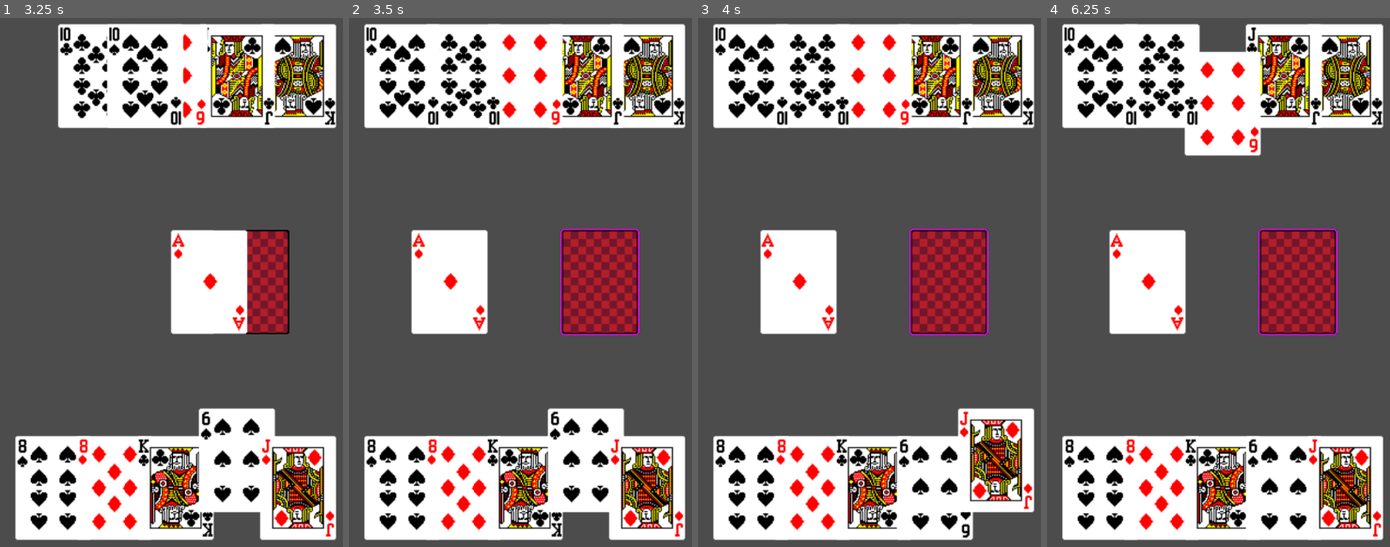
Above: before the commit, frames 1-4 (left to right).
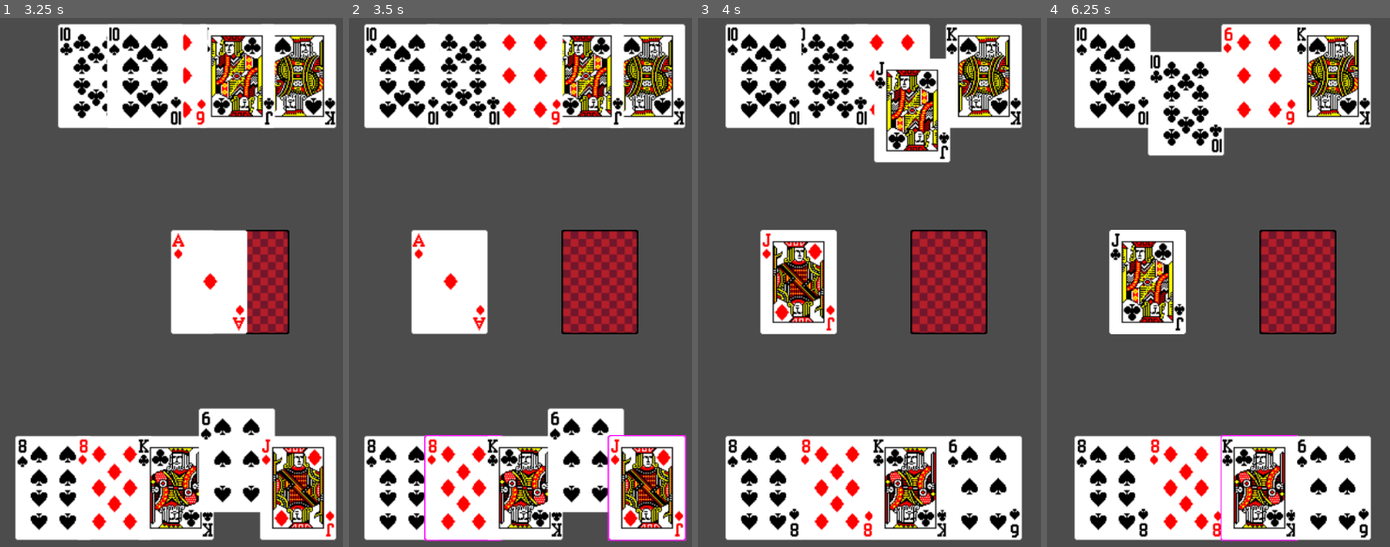
Above: after the commit, the same moments.

Repository: mhogar/CardGameEngine
Game: Godot game, scene res://Main.tscn
The game is run twice, just before and just after one commit, with the same random seed, the same clock (stepped at 60 frames per second) and the same inputs.
Inputs (mouse positions are in pixels of both pictures, inside the frame that each line leads up to):
- Up to frame 1 (3.25 s): move the mouse to (174, 488) at 0.52 s; click (174, 488) at 0.6 s; move the mouse to (236, 488) at 1.27 s; click (236, 488) at 1.35 s; move the mouse to (267, 488) at 2.02 s; click (267, 488) at 2.1 s; move the mouse to (284, 488) at 2.77 s; click (284, 488) at 2.85 s
- Up to frame 2 (3.5 s): no input
- Up to frame 3 (4 s): move the mouse to (996, 488) at 3.52 s; click (996, 488) at 3.6 s
- Up to frame 4 (6.25 s): move the mouse to (1345, 76) at 4.27 s; click (1345, 76) at 4.35 s; tap Enter at 5 s; move the mouse to (1283, 76) at 5.02 s; click (1283, 76) at 5.1 s; click (1283, 76) at 5.75 s; move the mouse to (1221, 76) at 5.77 s; click (1221, 76) at 5.85 s

Frame 1 is identical in both runs. In frame 2, 1.0% of the frame differs, in the area x 21-99%, y 39-99%; in frame 3, 28%, in the area x 4-99%, y 1-99%; in frame 4, 27%.

Commit message:
Improve event system + add conditional events

Diff:
--- a/Main.gd
+++ b/Main.gd
@@ -1,6 +1,7 @@
 extends Node2D
 
 onready var game : Game = $Game
+onready var factory : EventFactory = $EventFactory
 
 
 func _ready():
@@ -10,28 +11,34 @@
 
 
 func create_game():
-	var table : Table = game.table
+	setup_table(game.table)
+	build_event_queue(game.event_queue)
 
-	var human := table.human_player
-	var ai := table.add_new_AI_player()
 
-	var play_pile := table.add_new_pile("play", Vector2(-0.5, 0.0))
-	var draw_pile := table.add_new_pile("draw", Vector2(0.5, 0.0))
-	draw_pile.build()
+func setup_table(table : Table):
+	table.add_new_AI_player()
+
+	table.add_new_pile("play", Vector2(-0.5, 0.0))
+	table.add_new_pile("draw", Vector2(0.5, 0.0)).build()
 
 	table.finalize(get_viewport().size)
 
-	game.event_queue.shuffle_pile(draw_pile)
-	game.event_queue.deal_cards(GameState.players, draw_pile, 5)
-	game.event_queue.move_top_card(play_pile, true)
 
-	var play_loop : GameEventQueue = game.event_queue.sub_queue("PlayLoop", Event.EventType.MAP, 5)
+func build_event_queue(queue : EventQueue):
+	var players := GameState.players
+	var play_pile : Pile = GameState.piles["play"]
+	var draw_pile : Pile = GameState.piles["draw"]
 
-	play_loop.draw_cards(human, draw_pile)
-	play_loop.play_cards(human, play_pile)
+	queue.map(factory.shuffle_pile(draw_pile))
+	queue.map(factory.deal_cards(players, draw_pile, 5))
+	queue.map(factory.move_top_card(play_pile, true))
 
-	play_loop.draw_cards(ai, draw_pile)
-	play_loop.play_cards(ai, play_pile)
+	var play_loop := factory.event_queue("PlayLoop", 5)
+	queue.map(play_loop)
+
+	for player in players:
+		var draw_cards := factory.draw_cards(player, draw_pile)
+		play_loop.map(factory.play_cards(player, play_pile, draw_cards))
 
 
 func _on_Game_queue_finished():
--- a/Main.tscn
+++ b/Main.tscn
@@ -1,10 +1,13 @@
-[gd_scene load_steps=3 format=2]
+[gd_scene load_steps=4 format=2]
 
 [ext_resource path="res://core/game/Game.tscn" type="PackedScene" id=1]
 [ext_resource path="res://Main.gd" type="Script" id=2]
+[ext_resource path="res://core/events/EventFactory.tscn" type="PackedScene" id=3]
 
 [node name="Main" type="Node2D"]
 script = ExtResource( 2 )
+
+[node name="EventFactory" parent="." instance=ExtResource( 3 )]
 
 [node name="Game" parent="." instance=ExtResource( 1 )]
 
--- a/core/events/Event.gd
+++ b/core/events/Event.gd
@@ -7,3 +7,16 @@
 export(EventType) var type : int = EventType.MAP
 
 export(Dictionary) var static_args : Dictionary
+
+
+func execute(inputs : Dictionary):
+	pass
+
+
+func merge_inputs(inputs1 : Dictionary, inputs2 : Dictionary):
+	var new_inputs = inputs1.duplicate()
+
+	for key in inputs2:
+		new_inputs[key] = inputs2[key]
+
+	return new_inputs
--- /dev/null
+++ b/core/events/EventFactory.gd
@@ -0,0 +1,114 @@
+extends Node
+class_name EventFactory
+
+
+func merge_inputs(inputs1 : Dictionary, inputs2 : Dictionary):
+	var new_inputs = inputs1.duplicate()
+
+	for key in inputs2:
+		new_inputs[key] = inputs2[key]
+
+	return new_inputs
+
+
+func create_event(event : Event, args : Dictionary = {}) -> Event:
+	event.static_args = args
+	return event
+
+
+func top_card_ruleset() -> Node:
+	return preload("res://core/rulesets/TopCardRuleset.tscn").instance()
+
+
+func una_ruleset() -> Node:
+	return preload("res://core/rulesets/UnaRuleset.tscn").instance()
+
+
+func select_card_event(args : Dictionary = {}) -> Event:
+	return create_event(preload("res://core/events/SelectCard.tscn").instance(), args)
+
+
+func select_top_card_event(args : Dictionary = {}) -> Event:
+	return create_event(preload("res://core/events/SelectTopCard.tscn").instance(), args)
+
+
+func reveal_card_event(args : Dictionary = {}) -> Event:
+	return create_event(preload("res://core/events/RevealCard.tscn").instance(), args)
+
+
+func move_card_event(args : Dictionary = {}) -> Event:
+	return create_event(preload("res://core/events/MoveCard.tscn").instance(), args)
+
+
+func shuffle_deck_event(args : Dictionary = {}) -> Event:
+	return create_event(preload("res://core/events/ShuffleDeck.tscn").instance(), args)
+
+
+func apply_ruleset_event(args : Dictionary = {}) -> Event:
+	return create_event(preload("res://core/events/ApplyRuleset.tscn").instance(), args)
+
+
+func has_selectable_indices_condition(args : Dictionary = {}) -> Event:
+	return create_event(preload("res://core/events/conditional/HasSelectableIndices.tscn").instance(), args)
+
+
+func event_queue(name : String, num_iter : int = 1, args : Dictionary = {}) -> EventQueue:
+	var queue : EventQueue = create_event(load("res://core/events/EventQueue.tscn").instance(), merge_inputs({ "num_iter": num_iter }, args))
+	queue.name = name
+	return queue
+
+
+func move_card(dest : Deck, reveal : bool = false) -> EventQueue:
+	var queue := event_queue("MoveCard", 1)
+
+	if reveal: queue.merge(reveal_card_event())
+	queue.map(move_card_event({ "dest_deck": dest }))
+
+	return queue
+
+
+func move_top_card(dest : Deck, reveal : bool = false) -> EventQueue:
+	var queue := event_queue("MoveTopCard", 1)
+
+	queue.merge(select_top_card_event())
+	queue.map(move_card(dest, reveal))
+
+	return queue
+
+
+func shuffle_pile(pile : Pile) -> Event:
+	return shuffle_deck_event({ "source_deck": pile })
+
+
+func deal_cards(players : Array, pile : Pile, num_cards : int) -> EventQueue:
+	var queue := event_queue("DealCards", num_cards, { "source_deck": pile })
+
+	for player in players:
+		queue.merge(move_top_card(player.hand, player.reveal))
+
+	return queue
+
+
+func draw_cards(player : Player, pile : Pile, num_cards : int = 1) -> EventQueue:
+	var queue := event_queue("DrawCards", num_cards, { "source_deck": pile })
+
+	queue.merge(apply_ruleset_event({ "ruleset": top_card_ruleset() }))
+	queue.merge(select_card_event({ "player": player }))
+	queue.map(move_card(player.hand, player.reveal))
+
+	return queue
+
+
+func play_cards(player : Player, pile : Pile, cant_play_event : Event, num_cards : int = 1) -> EventQueue:
+	var queue := event_queue("TryPlayCards", num_cards, { "source_deck": player.hand })
+	queue.merge(apply_ruleset_event({ "ruleset": una_ruleset() }))
+
+	var play_queue := event_queue("PlayCards")
+	play_queue.merge(select_card_event({ "player": player }))
+	play_queue.map(move_card(pile, true))
+
+	var event := has_selectable_indices_condition()
+	event.init(play_queue, cant_play_event)
+	queue.map(event)
+
+	return queue
--- /dev/null
+++ b/core/events/EventFactory.tscn
@@ -0,0 +1,6 @@
+[gd_scene load_steps=2 format=2]
+
+[ext_resource path="res://core/events/EventFactory.gd" type="Script" id=1]
+
+[node name="EventFactory" type="Node"]
+script = ExtResource( 1 )
--- a/core/events/EventQueue.gd
+++ b/core/events/EventQueue.gd
@@ -1,8 +1,5 @@
 extends Event
 class_name EventQueue
-
-onready var builder := $Builder
-onready var events_node := $Events
 
 var num_iterations : int
 
@@ -13,18 +10,22 @@
 var next_inputs := {}
 
 
-func add_event(event : Event, type : int, args : Dictionary):
-	event.type = type
+func create_event(event : Event, args : Dictionary) -> Event:
 	event.static_args = args
-	events_node.add_child(event)
+	return event
 
 
-func map(event : Event, inputs : Dictionary = {}):
-	add_event(event, Event.EventType.MAP, inputs)
+func add_event(event : Event, type : int):
+	event.type = type
+	add_child(event)
 
 
-func merge(event : Event, inputs : Dictionary = {}):
-	add_event(event, Event.EventType.MERGE, inputs)
+func map(event : Event):
+	add_event(event, Event.EventType.MAP)
+
+
+func merge(event : Event):
+	add_event(event, Event.EventType.MERGE)
 
 
 func execute(inputs : Dictionary):
@@ -39,11 +40,11 @@
 func execute_next(inputs : Dictionary):
 	current_event_index += 1
 
-	if current_event_index >= events_node.get_child_count():
+	if current_event_index >= get_child_count():
 		end_pipeline(inputs)
 		return
 
-	var event : Event = events_node.get_child(current_event_index)
+	var event : Event = get_child(current_event_index)
 	next_inputs = merge_inputs(inputs, event.static_args)
 
 	event.connect("completed", self, "_on_event_completed", [], CONNECT_ONESHOT)
@@ -60,15 +61,6 @@
 		execute(init_inputs)
 
 
-func merge_inputs(inputs1 : Dictionary, inputs2 : Dictionary):
-	var new_inputs = inputs1.duplicate()
-
-	for key in inputs2:
-		new_inputs[key] = inputs2[key]
-
-	return new_inputs
-
-
 func _on_event_completed(event : Event, outputs : Dictionary):
 	var inputs := {}
 
--- a/core/events/EventQueue.tscn
+++ b/core/events/EventQueue.tscn
@@ -5,5 +5,3 @@
 
 [node name="EventQueue" instance=ExtResource( 1 )]
 script = ExtResource( 2 )
-
-[node name="Events" type="Node" parent="." index="0"]
--- /dev/null
+++ b/core/events/conditional/ConditionalEvent.gd
@@ -0,0 +1,27 @@
+extends Event
+class_name ConditionalEvent
+
+
+func init(true_event : Event, false_event : Event):
+	add_child(true_event)
+	add_child(false_event)
+
+
+func execute(inputs : Dictionary):
+	if apply_condition(inputs):
+		execute_event(get_child(0), inputs)
+	else:
+		execute_event(get_child(1), inputs)
+
+
+func execute_event(event : Event, inputs : Dictionary):
+	event.connect("completed", self, "_on_event_completed", [], CONNECT_ONESHOT)
+	event.execute(merge_inputs(inputs, event.static_args))
+
+
+func _on_event_completed(event : Event, outputs : Dictionary):
+	emit_signal("completed", self, outputs)
+
+
+func apply_condition(inputs : Dictionary) -> bool:
+	return false
--- /dev/null
+++ b/core/events/conditional/ConditionalEvent.tscn
@@ -0,0 +1,9 @@
+[gd_scene load_steps=3 format=2]
+
+[ext_resource path="res://core/events/Event.tscn" type="PackedScene" id=1]
+[ext_resource path="res://core/events/conditional/ConditionalEvent.gd" type="Script" id=2]
+
+[node name="ConditionalEvent" instance=ExtResource( 1 )]
+script = ExtResource( 2 )
+static_args = {
+}
--- /dev/null
+++ b/core/events/conditional/HasSelectableIndices.gd
@@ -0,0 +1,7 @@
+extends ConditionalEvent
+class_name HasSelectableIndicesCondition
+
+
+func apply_condition(inputs : Dictionary) -> bool:
+	var selectable_indices : Array = inputs["selectable_indices"]
+	return !selectable_indices.empty()
--- /dev/null
+++ b/core/events/conditional/HasSelectableIndices.tscn
@@ -0,0 +1,10 @@
+[gd_scene load_steps=3 format=2]
+
+[ext_resource path="res://core/events/conditional/HasSelectableIndices.gd" type="Script" id=1]
+[ext_resource path="res://core/events/conditional/ConditionalEvent.tscn" type="PackedScene" id=2]
+
+[node name="HasSelectableIndices" instance=ExtResource( 2 )]
+script = ExtResource( 1 )
+type = 0
+static_args = {
+}
--- a/core/game/Game.gd
+++ b/core/game/Game.gd
@@ -3,7 +3,7 @@
 
 signal queue_finished
 
-onready var event_queue : GameEventQueue = $GameLoop
+onready var event_queue : EventQueue = $GameLoop
 onready var table : Table = $Table
 
 
--- a/core/game/Game.tscn
+++ b/core/game/Game.tscn
@@ -2,7 +2,7 @@
 
 [ext_resource path="res://core/game/Table.tscn" type="PackedScene" id=1]
 [ext_resource path="res://core/game/Game.gd" type="Script" id=2]
-[ext_resource path="res://core/game/GameEventQueue.tscn" type="PackedScene" id=3]
+[ext_resource path="res://core/events/EventQueue.tscn" type="PackedScene" id=3]
 
 [node name="Game" type="Node2D"]
 script = ExtResource( 2 )
--- a/core/game/GameEventQueue.gd
+++ /dev/null
@@ -1,83 +0,0 @@
-extends EventQueue
-class_name GameEventQueue
-
-
-func top_card_ruleset() -> Node:
-	return preload("res://core/rulesets/TopCardRuleset.tscn").instance()
-
-
-func una_ruleset() -> Node:
-	return preload("res://core/rulesets/UnaRuleset.tscn").instance()
-
-
-func select_card_event() -> Node:
-	return preload("res://core/events/SelectCard.tscn").instance()
-
-
-func select_top_card_event() -> Node:
-	return preload("res://core/events/SelectTopCard.tscn").instance()
-
-
-func reveal_card_event() -> Node:
-	return preload("res://core/events/RevealCard.tscn").instance()
-
-
-func move_card_event() -> Node:
-	return preload("res://core/events/MoveCard.tscn").instance()
-
-
-func shuffle_deck_event() -> Node:
-	return preload("res://core/events/ShuffleDeck.tscn").instance()
-
-
-func apply_ruleset_event() -> Node:
-	return preload("res://core/events/ApplyRuleset.tscn").instance()
-
-
-func sub_queue(name : String, type : int, num_iter : int = 1, inputs : Dictionary = {}) -> GameEventQueue:
-	var queue : GameEventQueue = load("res://core/game/GameEventQueue.tscn").instance()
-	queue.name = name
-
-	add_event(queue, type, merge_inputs({ "num_iter": num_iter }, inputs))
-	return queue
-
-
-func move_card(dest : Deck, reveal : bool = false, event_type : int = EventType.MAP):
-	var queue := sub_queue("MoveCard", event_type, 1)
-
-	if reveal: queue.merge(reveal_card_event())
-	queue.map(move_card_event(), { "dest_deck": dest })
-
-
-func move_top_card(dest : Deck, reveal : bool = false, event_type : int = EventType.MAP):
-	var queue := sub_queue("MoveTopCard", event_type, 1)
-
-	queue.merge(select_top_card_event())
-	queue.move_card(dest, reveal)
-
-
-func shuffle_pile(pile : Pile, event_type : int = EventType.MAP):
-	add_event(shuffle_deck_event(), event_type, { "source_deck": pile })
-
-
-func deal_cards(players : Array, pile : Pile, num_cards : int, event_type : int = EventType.MAP):
-	var queue := sub_queue("DealCards", event_type, num_cards, { "source_deck": pile })
-
-	for player in players:
-		queue.move_top_card(player.hand, player.reveal, EventType.MERGE)
-
-
-func draw_cards(player : Player, pile : Pile, num_cards : int = 1, event_type : int = EventType.MAP):
-	var queue := sub_queue("DrawCards", event_type, num_cards, { "source_deck": pile })
-
-	queue.merge(apply_ruleset_event(), { "ruleset": top_card_ruleset() })
-	queue.merge(select_card_event(), { "player": player })
-	queue.move_card(player.hand, player.reveal)
-
-
-func play_cards(player : Player, pile : Pile, num_cards : int = 1, event_type : int = EventType.MAP):
-	var queue := sub_queue("PlayCards", event_type, num_cards, { "source_deck": player.hand })
-
-	queue.merge(apply_ruleset_event(), { "ruleset": una_ruleset() })
-	queue.merge(select_card_event(), { "player": player })
-	queue.move_card(pile, true)
--- a/core/game/GameEventQueue.tscn
+++ /dev/null
@@ -1,7 +0,0 @@
-[gd_scene load_steps=3 format=2]
-
-[ext_resource path="res://core/events/EventQueue.tscn" type="PackedScene" id=1]
-[ext_resource path="res://core/game/GameEventQueue.gd" type="Script" id=2]
-
-[node name="GameEventQueue" instance=ExtResource( 1 )]
-script = ExtResource( 2 )
--- a/project.godot
+++ b/project.godot
@@ -24,6 +24,11 @@
 "language": "GDScript",
 "path": "res://core/card/Card.gd"
 }, {
+"base": "Event",
+"class": "ConditionalEvent",
+"language": "GDScript",
+"path": "res://core/events/conditional/ConditionalEvent.gd"
+}, {
 "base": "Node2D",
 "class": "Deck",
 "language": "GDScript",
@@ -33,6 +38,11 @@
 "class": "Event",
 "language": "GDScript",
 "path": "res://core/events/Event.gd"
+}, {
+"base": "Node",
+"class": "EventFactory",
+"language": "GDScript",
+"path": "res://core/events/EventFactory.gd"
 }, {
 "base": "Event",
 "class": "EventQueue",
@@ -44,15 +54,15 @@
 "language": "GDScript",
 "path": "res://core/game/Game.gd"
 }, {
-"base": "EventQueue",
-"class": "GameEventQueue",
-"language": "GDScript",
-"path": "res://core/game/GameEventQueue.gd"
-}, {
 "base": "Deck",
 "class": "Hand",
 "language": "GDScript",
 "path": "res://core/deck/Hand.gd"
+}, {
+"base": "ConditionalEvent",
+"class": "HasSelectableIndicesCondition",
+"language": "GDScript",
+"path": "res://core/events/conditional/HasSelectableIndices.gd"
 }, {
 "base": "Player",
 "class": "HumanPlayer",
@@ -118,12 +128,14 @@
 "AIPlayer": "",
 "ApplyRulesetEvent": "",
 "Card": "",
+"ConditionalEvent": "",
 "Deck": "",
 "Event": "",
+"EventFactory": "",
 "EventQueue": "",
 "Game": "",
-"GameEventQueue": "",
 "Hand": "",
+"HasSelectableIndicesCondition": "",
 "HumanPlayer": "",
 "MoveCardEvent": "",
 "Pile": "",
